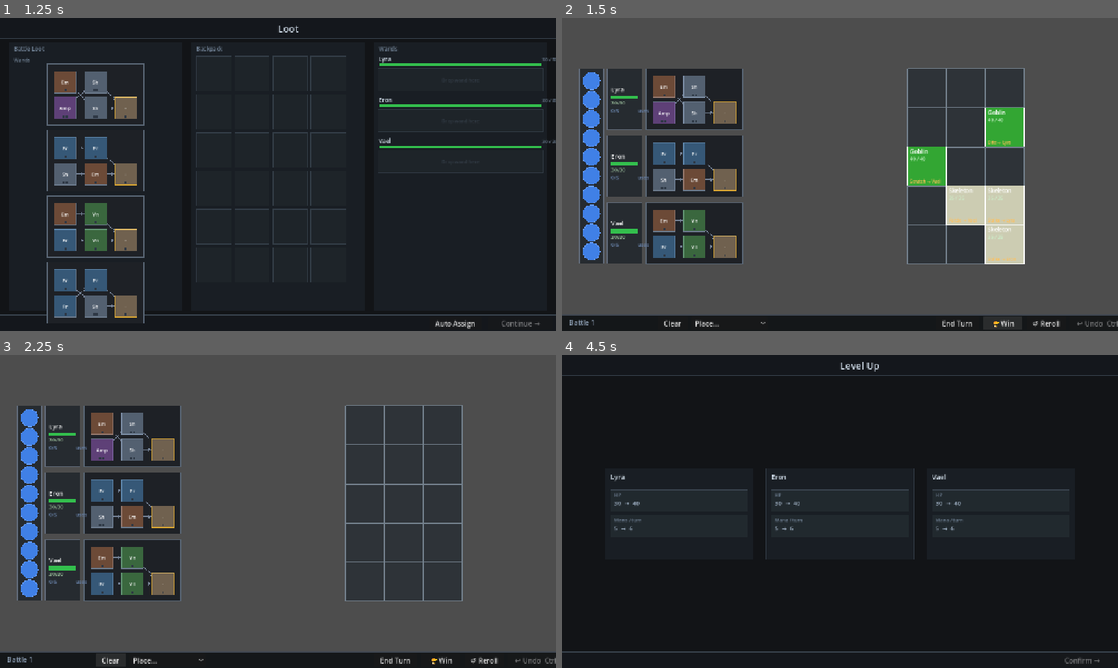
Above: before the commit, frames 1-4 (two rows, left to right).
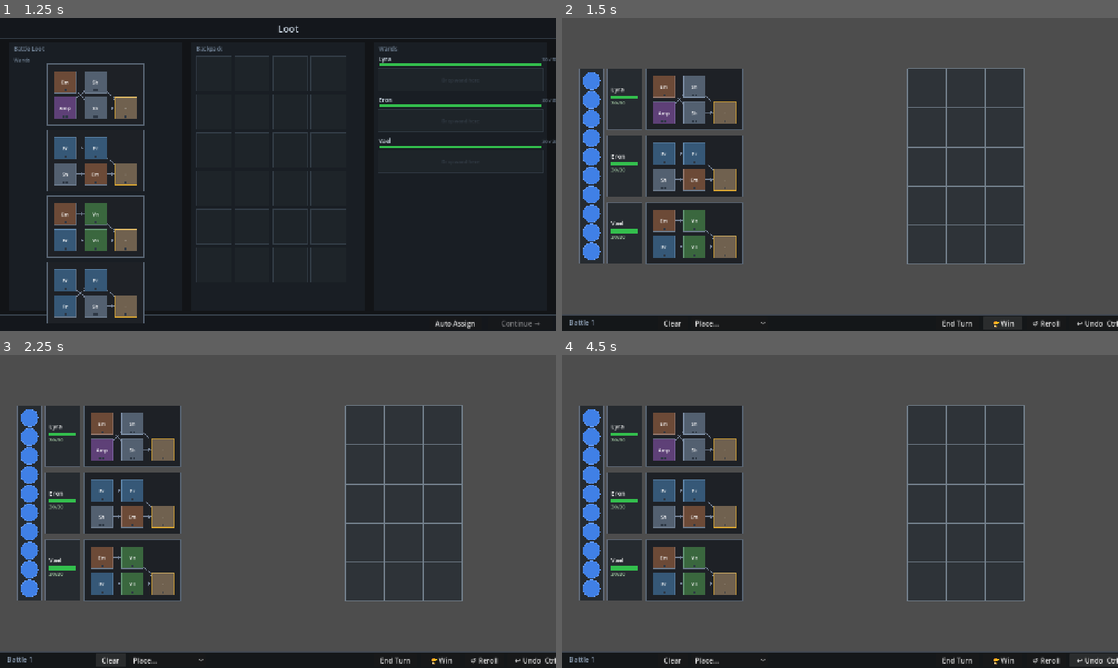
Above: after the commit, the same moments.

Repository: MoYapro/magic-monster-battle
Game: Godot game, scene res://scenes/world/path_selection_screen.tscn
The game is run twice, just before and just after one commit, with the same random seed, the same clock (stepped at 60 frames per second) and the same inputs.
Inputs (mouse positions are in pixels of both pictures, inside the frame that each line leads up to):
- Up to frame 1 (1.25 s): tap Enter at 0.5 s; move the mouse to (400, 158) at 0.52 s; tap Z at 0.6 s; click (400, 158) at 0.67 s
- Up to frame 2 (1.5 s): click "Auto Assign" at 1.25 s
- Up to frame 3 (2.25 s): click "Clear" at 2 s
- Up to frame 4 (4.5 s): click "Place..." at 2.75 s; click "End Turn" at 3.5 s; click (1084, 661) at 4.25 s, where only the run before the commit has a clickable "Continue →"

Frame 1 is identical in both runs. In frame 2, 4.7% of the frame differs, in the area x 8-100%, y 28-99%; in frame 3, 0.1%; in frame 4, 83%, in the area x 0-100%, y 0-99%.
Error after the commit: Parse Error: Could not find type "MonsterTraitBlock" in the current scope. (res://scripts/battle/battle_setup.gd:43)

Commit message:
add block trait

Diff:
--- a/scripts/battle/actions/action_zap_wand.gd
+++ b/scripts/battle/actions/action_zap_wand.gd
@@ -34,9 +34,18 @@
 
 	var fire_stacks: int = maxi(0, fire_damage - 1)
 
+	var blocked_this_zap: Dictionary = {}
 	for cell: Vector2i in EnemyGrid.get_hit_cells(target_cell, pattern):
 		var eid: String = setup.get_enemy_id_at(cell)
 		if eid.is_empty() or not new_state.enemy_hp.has(eid):
+			continue
+		if blocked_this_zap.has(eid):
+			continue
+		if new_state.enemy_block.get(eid, 0) > 0:
+			new_state.enemy_block[eid] -= 1
+			if new_state.enemy_block[eid] <= 0:
+				new_state.enemy_block.erase(eid)
+			blocked_this_zap[eid] = true
 			continue
 		var remaining := damage
 		if new_state.enemy_armor.has(eid):
@@ -49,6 +58,7 @@
 		if new_state.enemy_hp[eid] <= 0:
 			new_state.enemy_hp.erase(eid)
 			new_state.enemy_armor.erase(eid)
+			new_state.enemy_block.erase(eid)
 		elif fire_stacks > 0:
 			new_state.enemy_fire[eid] = new_state.enemy_fire.get(eid, 0) + fire_stacks
 
--- a/scripts/battle/battle_scene.gd
+++ b/scripts/battle/battle_scene.gd
@@ -379,6 +379,7 @@
 		enemy_grid.place_enemy(enemy, _setup.enemy_positions[i])
 	enemy_grid.set_intents(state.monster_intents)
 	enemy_grid.set_armors(state.enemy_armor)
+	enemy_grid.set_blocks(state.enemy_block)
 	enemy_grid.set_statuses(state.enemy_poison, state.enemy_fire)
 
 
--- a/scripts/battle/battle_setup.gd
+++ b/scripts/battle/battle_setup.gd
@@ -40,6 +40,8 @@
 		for t: MonsterTraitData in enemy.traits:
 			if t is MonsterTraitArmor:
 				state.enemy_armor[enemy.id] = (t as MonsterTraitArmor).armor_amount
+			elif t is MonsterTraitBlock:
+				state.enemy_block[enemy.id] = (t as MonsterTraitBlock).block_charges
 	for obstacle: ObstacleData in obstacles:
 		state.obstacle_hp[obstacle.id] = obstacle.max_hp
 	for mage: MageData in mages:
--- a/scripts/battle/battle_state.gd
+++ b/scripts/battle/battle_state.gd
@@ -4,6 +4,8 @@
 var enemy_hp: Dictionary = {}
 # enemy_id -> current armor hp (absent = no armor)
 var enemy_armor: Dictionary = {}
+# enemy_id -> block charges remaining (absent = no block)
+var enemy_block: Dictionary = {}
 # obstacle_id -> current_hp (absent = destroyed)
 var obstacle_hp: Dictionary = {}
 var mage_hp: Array[int] = []
@@ -24,6 +26,7 @@
 	var s := BattleState.new()
 	s.enemy_hp = enemy_hp.duplicate()
 	s.enemy_armor = enemy_armor.duplicate()
+	s.enemy_block = enemy_block.duplicate()
 	s.obstacle_hp = obstacle_hp.duplicate()
 	for hp: int in mage_hp:
 		s.mage_hp.append(hp)
--- a/scripts/battle/enemy_grid.gd
+++ b/scripts/battle/enemy_grid.gd
@@ -22,12 +22,18 @@
 var _hovered_cells: Array[Vector2i] = []
 var _intents: Dictionary = {}
 var _armors: Dictionary = {}
+var _blocks: Dictionary = {}
 var _poisons: Dictionary = {}
 var _fires: Dictionary = {}
 
 
 func set_armors(armors: Dictionary) -> void:
 	_armors = armors
+	queue_redraw()
+
+
+func set_blocks(blocks: Dictionary) -> void:
+	_blocks = blocks
 	queue_redraw()
 
 
@@ -202,6 +208,10 @@
 			draw_string(font, pixel_pos + Vector2(5, 44),
 					"🛡 %d" % _armors[enemy.id],
 					HORIZONTAL_ALIGNMENT_LEFT, -1, 11, Color(1.0, 0.85, 0.3))
+		if _blocks.has(enemy.id) and _blocks[enemy.id] > 0:
+			draw_string(font, pixel_pos + Vector2(pixel_size.x - 5, 44),
+					"🔲 %d" % _blocks[enemy.id],
+					HORIZONTAL_ALIGNMENT_RIGHT, -1, 11, Color(0.5, 0.8, 1.0))
 		var has_poison: bool = _poisons.has(enemy.id) and _poisons[enemy.id] > 0
 		var has_fire: bool = _fires.has(enemy.id) and _fires[enemy.id] > 0
 		if has_poison or has_fire:
